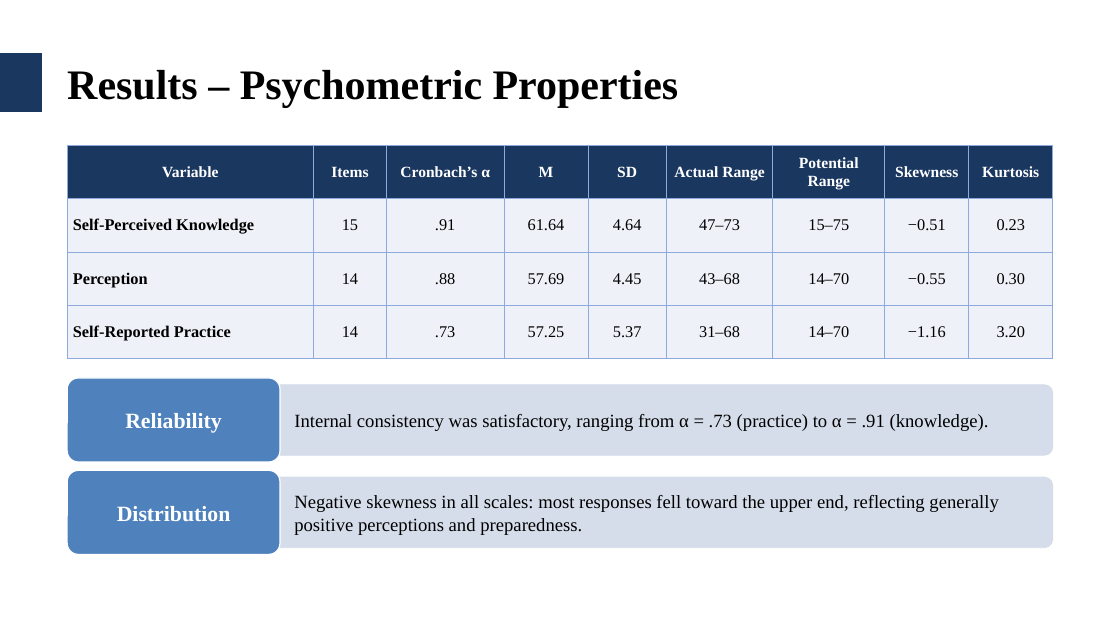
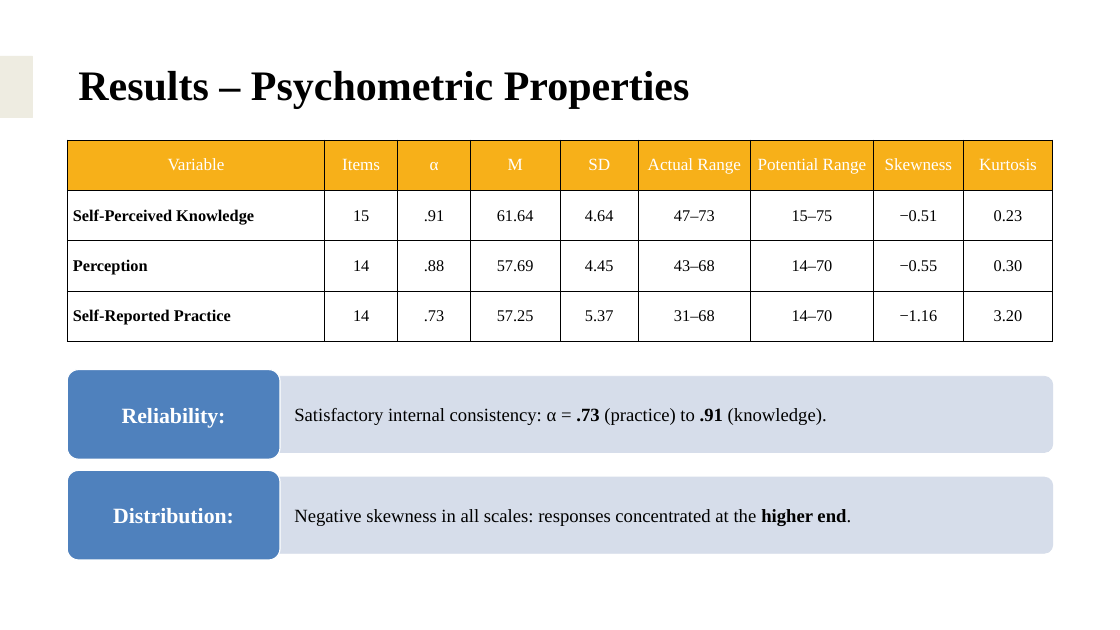
Before and after one commit to alinoshiliabunader-arch/CIPC, a slide deck: slide 22 of Samirah_Alkhaldi_Thesis_Defense.pptx. Drawn at 1120x630 pixels with LibreOffice and Linux fonts; fonts in the diff are those of the drawing; background and template pictures are left out. Boxes give left, top, right and bottom in pixels: in the first picture for what was removed or moved away, otherwise in the second. Text is boxed around its words. In the diff, an @@ line names an element or a change of style, - is before the commit and + after.

```diff
--- a/Samirah_Alkhaldi_Thesis_Defense.pptx
+++ b/Samirah_Alkhaldi_Thesis_Defense.pptx
@@ rectangle removed at [0, 53, 42, 112] @@
@@ rectangle added at [0, 56, 32, 118], fill #EEECE1, outline #EEECE1 1 pt @@
@@ text "Results – Psychometric Properties": place and size @@
-text "Results – Psychometric Properties" at [67, 70, 679, 107]
+text "Results – Psychometric Properties" at [78, 71, 690, 108]
@@ table at [67, 140, 1053, 329] @@
-row 1, column 3: Cronbach’s α
+row 1, column 3: α
@@ fill #1A3760 to #F7B019 in row 1 @@
@@ fill #EEF1F7 to none in 27 cells @@
@@ size 20 to 22 pt, bold off in "Variable", "Items", "M", "SD" and 4 more places @@
@@ borders changed @@
@@ table: place and size @@
-table at [67, 146, 1053, 345]
+table at [67, 140, 1053, 329]
@@ proportions changed in 4 elements at [263, 477, 1053, 553], [67, 470, 280, 560], [263, 376, 1053, 452], [67, 370, 280, 459] @@
@@ rounded rectangle: place and size @@
-rounded rectangle at [67, 378, 280, 462]
+rounded rectangle at [67, 370, 280, 459]
@@ rounded rectangle: place and size @@
-rounded rectangle at [263, 385, 1053, 455]
+rounded rectangle at [263, 376, 1053, 452]
@@ text at [122, 408, 226, 428]: text changed @@
-Reliability
+Reliability:
@@ text at [294, 408, 827, 425]: text changed @@
-Internal consistency was satisfactory, ranging from α = .73 (practice) to α = .91 (knowledge).
+Satisfactory internal consistency: α = .73 (practice) to .91 (knowledge).
@@ rounded rectangle: place and size @@
-rounded rectangle at [67, 470, 280, 554]
+rounded rectangle at [67, 470, 280, 560]
@@ rounded rectangle: place and size @@
-rounded rectangle at [263, 477, 1053, 548]
+rounded rectangle at [263, 477, 1053, 553]
@@ text at [113, 508, 234, 523]: text changed @@
-Distribution
+Distribution:
@@ text at [294, 509, 851, 526]: text changed @@
-Negative skewness in all scales: most responses fell toward the upper end, reflecting generally positive perceptions and preparedness.
+Negative skewness in all scales: responses concentrated at the higher end.
```
Also in this commit, not shown: 40 other slides changed, 3 slides added, 2 slides removed.
